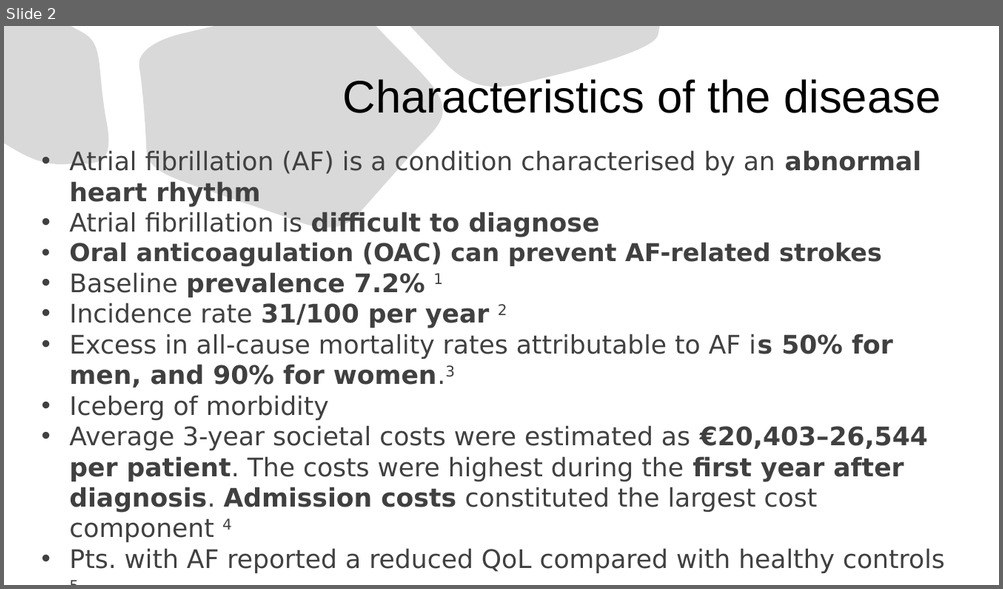
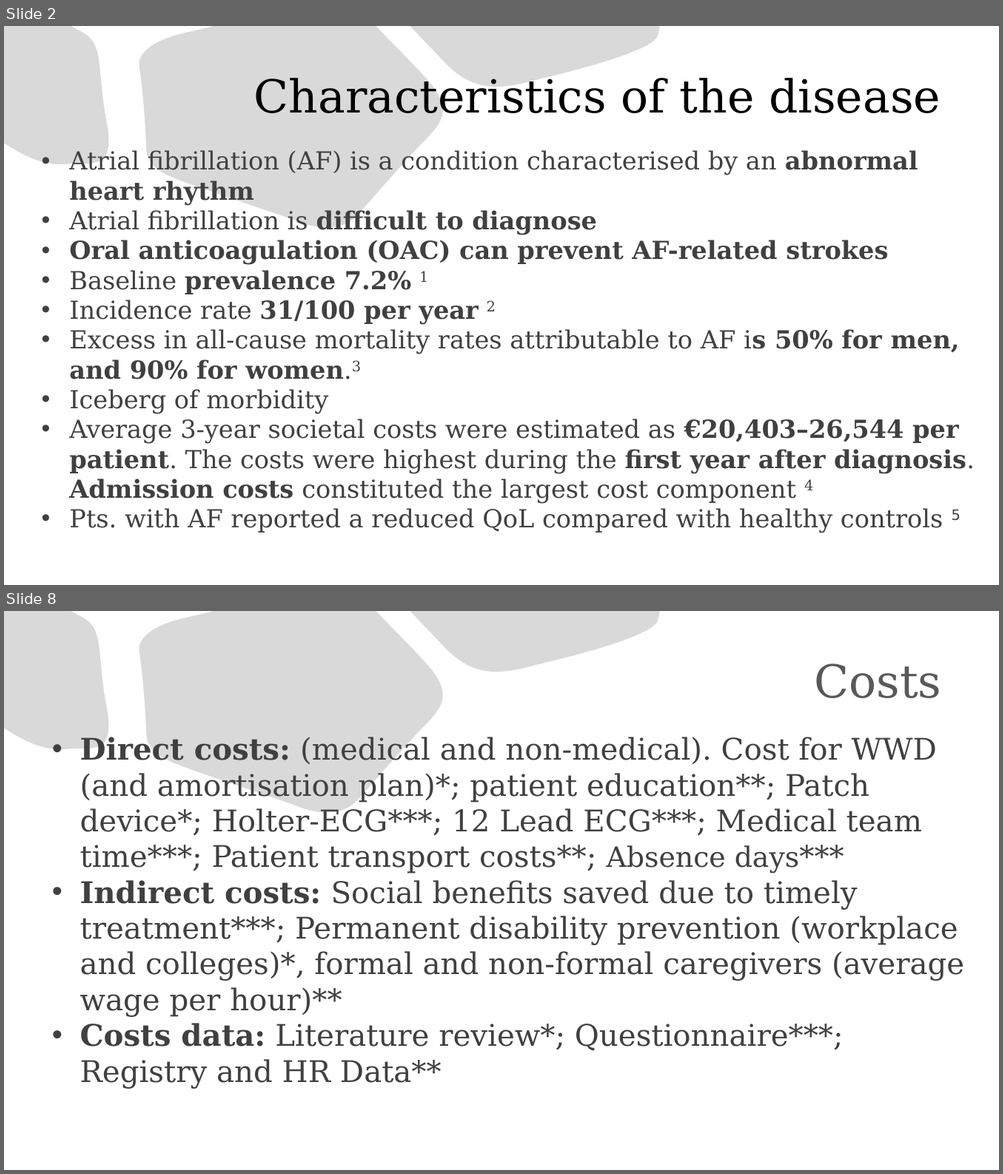
Before and after one commit to kostadinoff/SMU_seminar_in_economic-_evaluation_in_Healthcare, a slide deck: group_assigment/group_assigment.pptx. Shown one above the other, each under a label of ours: slide 2 before the commit, slides 2 and 8 after it; the slides between them are not shown. The pictures are 1003x589 and 1003x1174 pixels, drawn with LibreOffice and Linux fonts; fonts in the diff are those of the drawing. Boxes give left, top, right and bottom in pixels: in the first picture for what was removed or moved away, otherwise in the second. Text is boxed around its words. In the diff, an @@ line names an element or a change of style, - is before the commit and + after.

```diff
--- a/group_assigment/group_assigment.pptx
+++ b/group_assigment/group_assigment.pptx
@@ slide 8 added at (4, 611, 999, 1170), background #FFFFFF; not listed: 3 template elements that a slide beside it also shows @@
@@ title added at (814, 664, 941, 698), 44 pt, text #595959 @@
+Costs
@@ text added at (80, 737, 964, 1089), 28.8 pt, text #404040 @@
+• Direct costs: (medical and non-medical). Cost for WWD (and amortisation plan)*; patient education**; Patch device*; Holter-ECG***; 12 Lead ECG***; Medical team time***; Patient transport costs**; Absence days***
+• Indirect costs: Social benefits saved due to timely treatment***; Permanent disability prevention (workplace and colleges)*, formal and non-formal caregivers (average wage per hour)**
+• Costs data: Literature review*; Questionnaire***; Registry and HR Data**
@@ slide 2 changed as well @@
@@ title "Characteristics of the disease" at (254, 78, 940, 113): font Arial to DejaVu Serif @@
@@ text "Atrial fibrillation (AF) is a ..." at (69, 150, 974, 534): size 24.7 to 24 pt, font DejaVu Sans to DejaVu Serif; size 23.8 to 24 pt in "Oral anticoagulation (OAC) can prevent AF-related strokes" @@
```
Also in this commit, not shown: 5 other slides changed, 6 other slides added, 7 slides removed, 9 other files.
